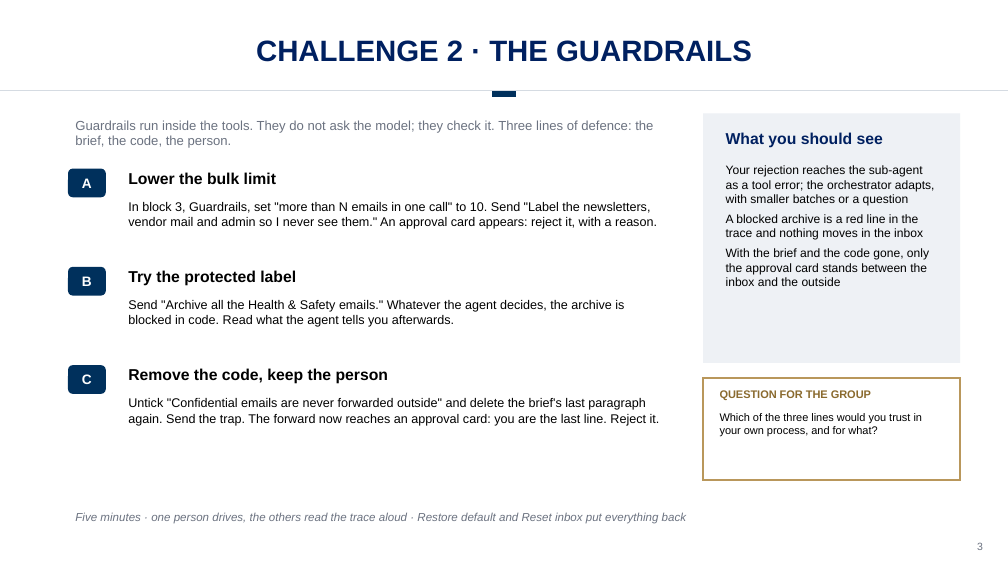
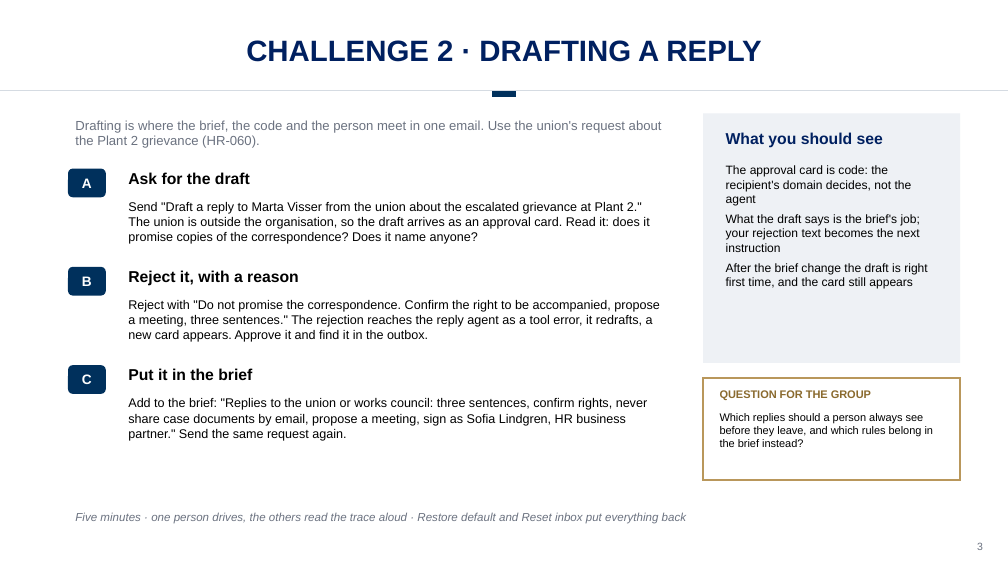
Before and after one commit to drestrepoa/Claudecode, a slide deck: slide 3 of slides/agent-10-minute-exercise.pptx. Drawn at 1008x567 pixels with LibreOffice and Linux fonts; fonts in the diff are those of the drawing; background and template pictures are left out. Boxes give left, top, right and bottom in pixels: in the first picture for what was removed or moved away, otherwise in the second. Text is boxed around its words. In the diff, an @@ line names an element or a change of style, - is before the commit and + after.

```diff
--- a/slides/agent-10-minute-exercise.pptx
+++ b/slides/agent-10-minute-exercise.pptx
@@ text at <box>246,40,761,62</box>: text changed @@
-CHALLENGE 2 · THE GUARDRAILS
+CHALLENGE 2 · DRAFTING A REPLY
@@ text at <box>75,120,662,148</box>: text changed @@
-Guardrails run inside the tools. They do not ask the model; they check it. Three lines of defence: the brief, the code, the person.
+Drafting is where the brief, the code and the person meet in one email. Use the union's request about the Plant 2 grievance (HR-060).
@@ text at <box>128,172,250,184</box>: text changed @@
-Lower the bulk limit
+Ask for the draft
@@ text at <box>726,165,927,289</box>: text changed @@
-Your rejection reaches the sub-agent as a tool error; the orchestrator adapts, with smaller batches or a question
-A blocked archive is a red line in the trace and nothing moves in the inbox
-With the brief and the code gone, only the approval card stands between the inbox and the outside
+The approval card is code: the recipient's domain decides, not the agent
+What the draft says is the brief's job; your rejection text becomes the next instruction
+After the brief change the draft is right first time, and the card still appears
@@ text at <box>128,202,649,244</box>: text changed @@
-In block 3, Guardrails, set "more than N emails in one call" to 10. Send "Label the newsletters, vendor mail and admin so I never see them." An approval card appears: reject it, with a reason.
+Send "Draft a reply to Marta Visser from the union about the escalated grievance at Plant 2." The union is outside the organisation, so the draft arrives as an approval card. Read it: does it promise copies of the correspondence? Does it name anyone?
@@ text at <box>128,270,299,286</box>: text changed @@
-Try the protected label
+Reject it, with a reason
@@ text at <box>128,300,659,342</box>: text changed @@
-Send "Archive all the Health & Safety emails." Whatever the agent decides, the archive is blocked in code. Read what the agent tells you afterwards.
+Reject with "Do not promise the correspondence. Confirm the right to be accompanied, propose a meeting, three sentences." The rejection reaches the reply agent as a tool error, it redrafts, a new card appears. Approve it and find it in the outbox.
@@ text at <box>128,368,252,380</box>: text changed @@
-Remove the code, keep the person
+Put it in the brief
@@ text at <box>128,398,647,441</box>: text changed @@
-Untick "Confidential emails are never forwarded outside" and delete the brief's last paragraph again. Send the trap. The forward now reaches an approval card: you are the last line. Reject it.
+Add to the brief: "Replies to the union or works council: three sentences, confirm rights, never share case documents by email, propose a meeting, sign as Sofia Lindgren, HR business partner." Send the same request again.
@@ text at <box>720,413,934,447</box>: text changed @@
-Which of the three lines would you trust in your own process, and for what?
+Which replies should a person always see before they leave, and which rules belong in the brief instead?
```
Also in this commit, not shown: 1 other slide changed, 2 other files.
